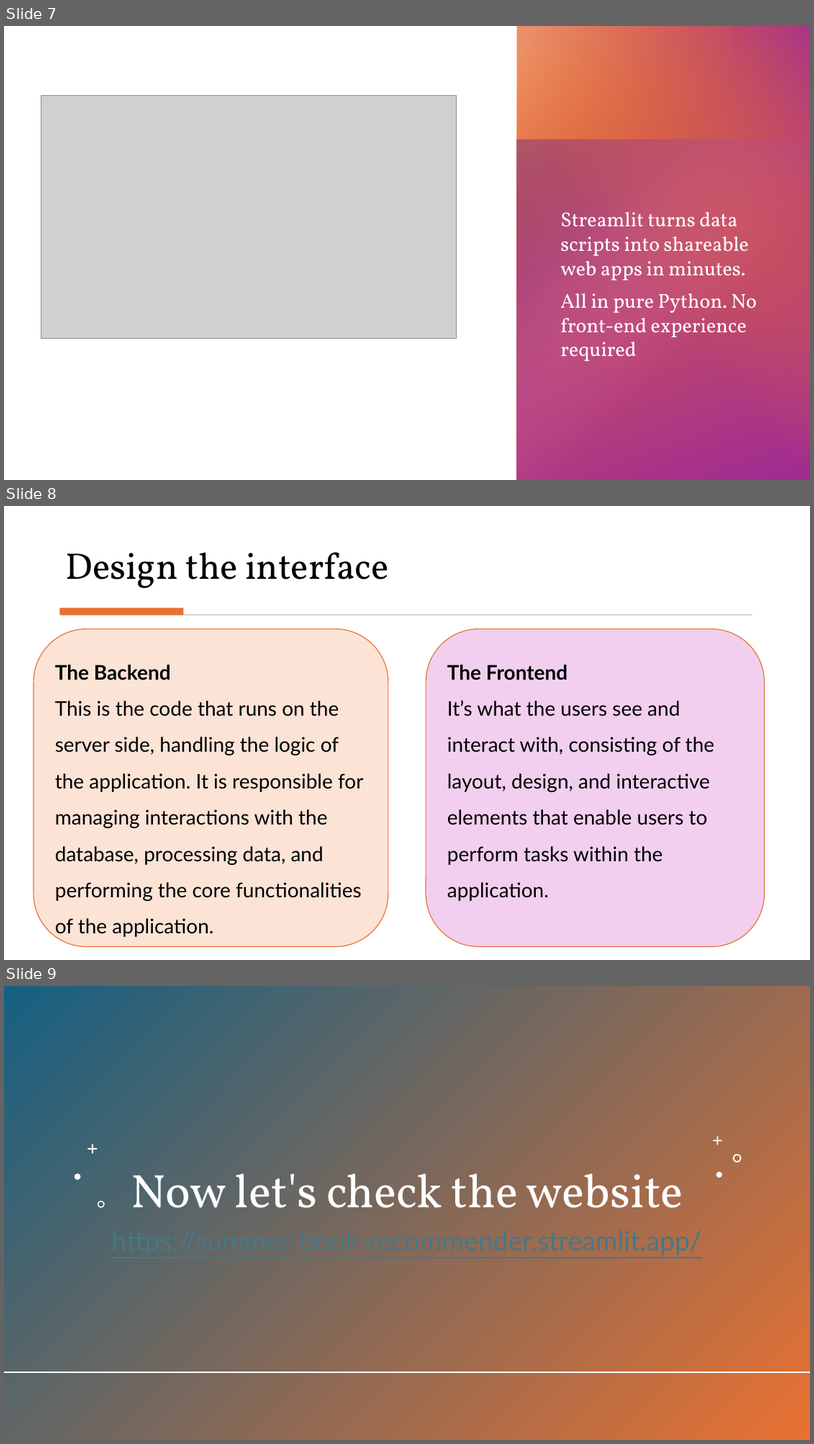
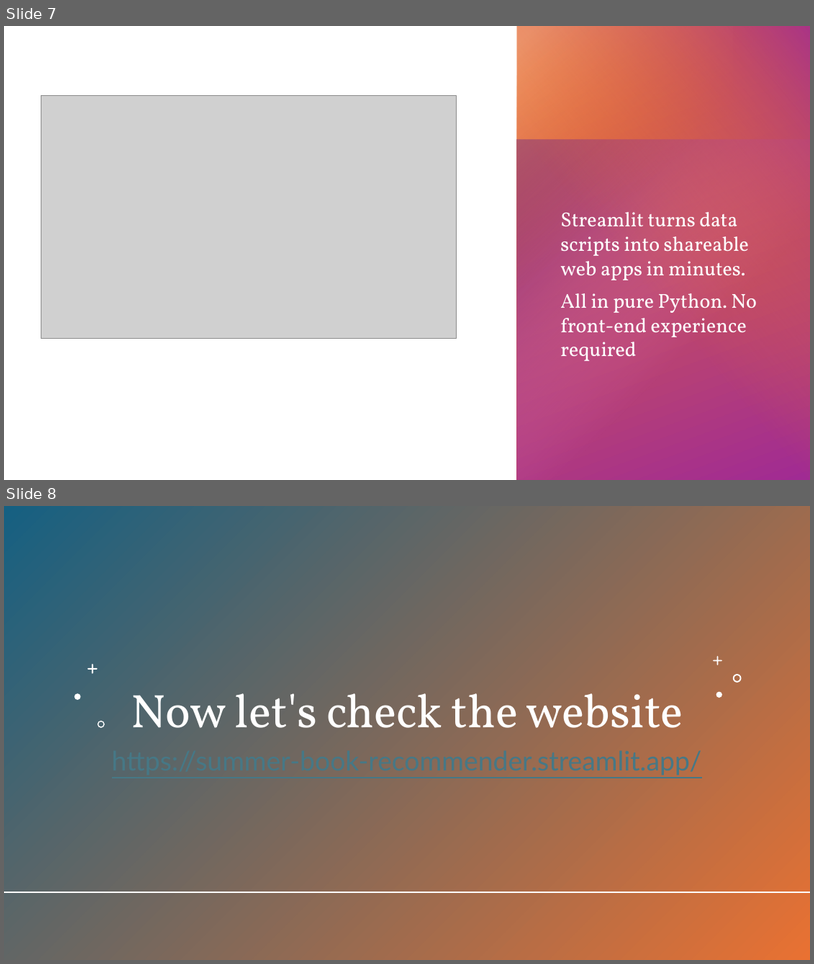
Before and after one commit to jordidiazc/FinalProject_IH, a slide deck: slides/Summer book recommender.pptx. Shown one above the other, each under a label of ours: slides 7, 8 and 9 before the commit, slides 7 and 8 after it. The pictures are 814x1444 and 814x964 pixels, drawn with LibreOffice and Linux fonts; fonts in the diff are those of the drawing; grey boxes stand for pictures. Boxes give left, top, right and bottom in pixels: in the first picture for what was removed or moved away, otherwise in the second. Text is boxed around its words. In the diff, an @@ line names an element or a change of style, - is before the commit and + after.

```diff
--- a/slides/Summer book recommender.pptx
+++ b/slides/Summer book recommender.pptx
@@ slide 8 removed at [4, 506, 810, 960], background #FFFFFF @@
@@ title removed at [66, 552, 389, 588] @@
-Design the interface
@@ rectangle removed at [59, 608, 184, 615] @@
@@ rounded rectangle removed at [34, 629, 388, 947] @@
-The Backend
-This is the code that runs on the server side, handling the logic of the application. It is responsible for managing interactions with the database, processing data, and performing the core functionalities of the application.
@@ rectangle removed at [62, 614, 753, 615] @@
@@ rounded rectangle removed at [426, 629, 765, 947] @@
-The Frontend
-It’s what the users see and interact with, consisting of the layout, design, and interactive elements that enable users to perform tasks within the application.
@@ what was slide 9 is now slide 8 @@
```
Also in this commit, not shown: 3 slides changed, 1 other file.
